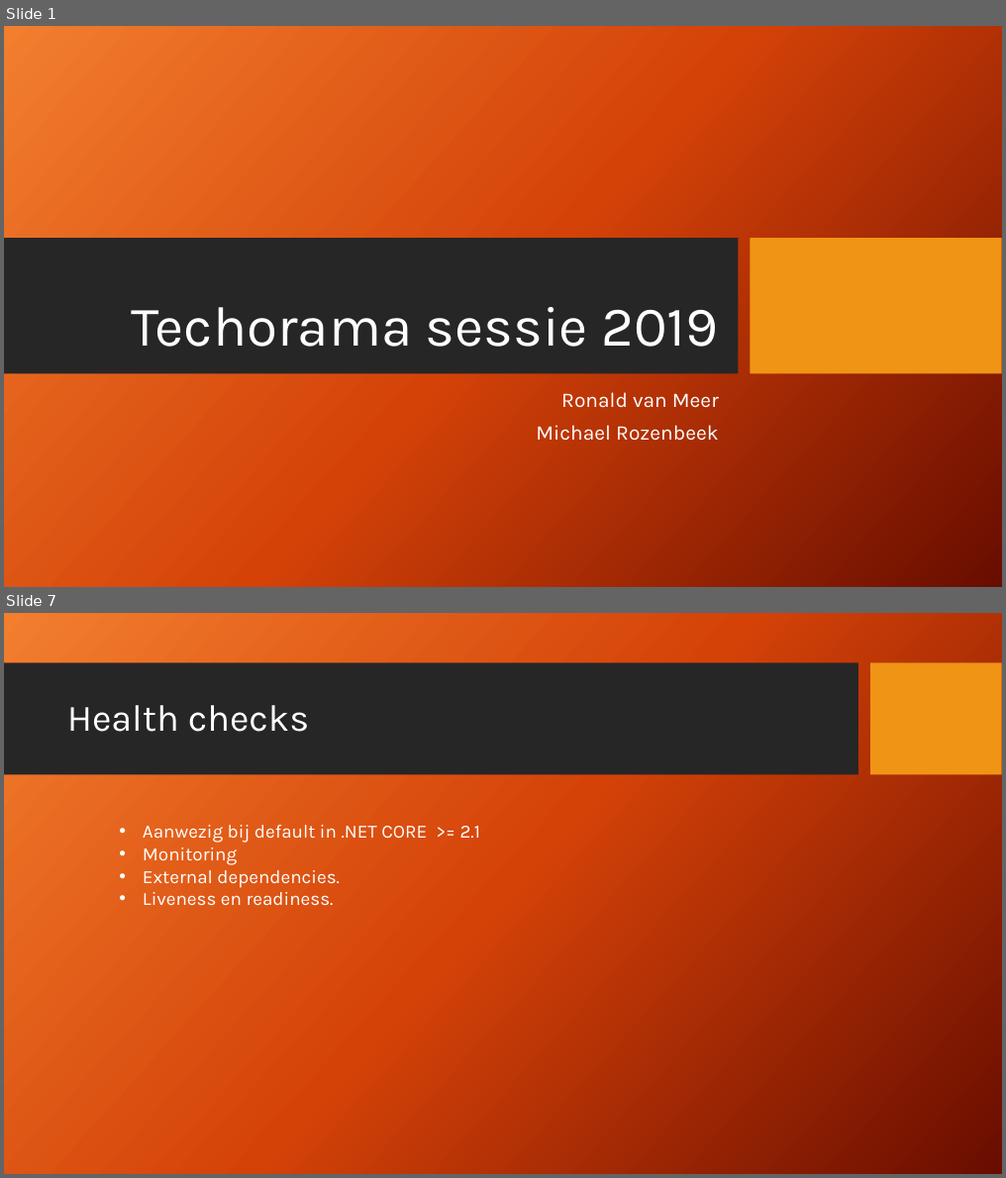
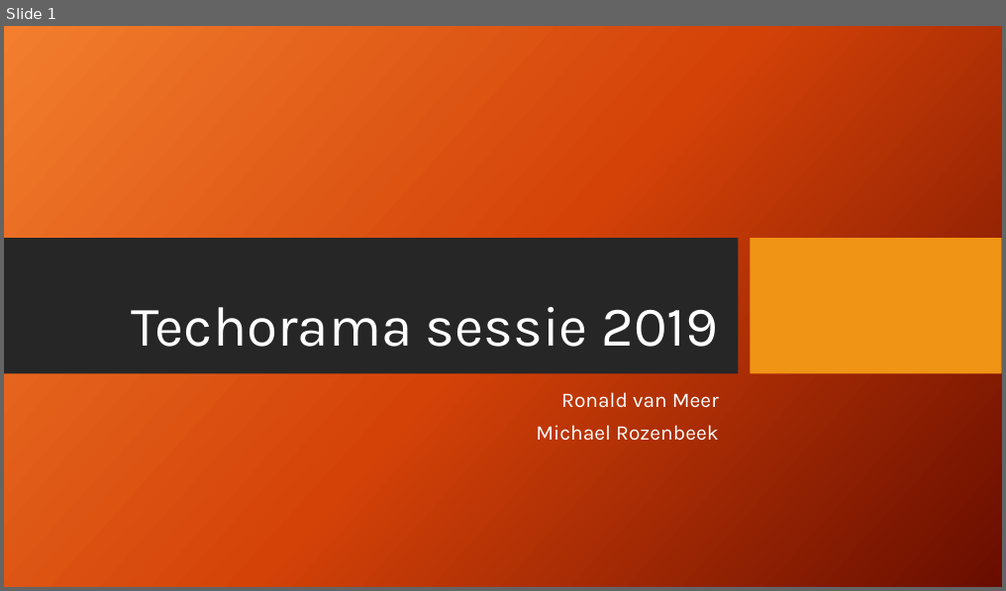
Before and after one commit to mrozenbeek/TechoramaSessie2019, a slide deck: Presentation/Techorama sessie 2019_RoMe.pptx. Shown one above the other, each under a label of ours: slides 1 and 7 before the commit, slide 1 after it; the slides between them are not shown. The pictures are 1006x1178 and 1006x591 pixels, drawn with LibreOffice and Linux fonts; fonts in the diff are those of the drawing; background and template pictures are left out. Boxes give left, top, right and bottom in pixels: in the first picture for what was removed or moved away, otherwise in the second. Text is boxed around its words. In the diff, an @@ line names an element or a change of style, - is before the commit and + after.

```diff
--- a/Presentation/Techorama sessie 2019_RoMe.pptx
+++ b/Presentation/Techorama sessie 2019_RoMe.pptx
@@ slide 7 removed at box(4, 613, 1002, 1174), background picture (left out) @@
@@ rectangle removed at box(4, 663, 858, 775) @@
@@ rectangle removed at box(871, 663, 1002, 775) @@
@@ title removed at box(67, 705, 309, 732) @@
-Health checks
@@ text removed at box(143, 825, 481, 906) @@
-• Aanwezig bij default in .NET CORE >= 2.1
-• Monitoring
-• External dependencies.
-• Liveness en readiness.
```
Also in this commit, not shown: 3 slides changed, 1 slide added, 5 other slides removed, 14 other files.
